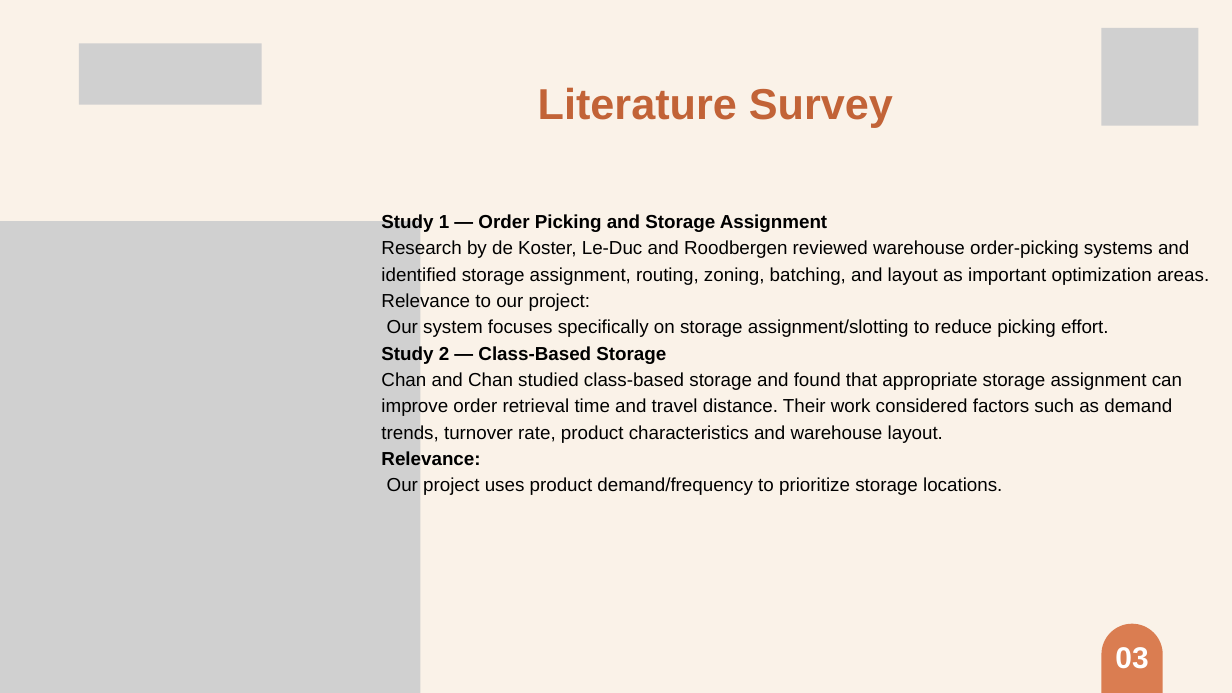
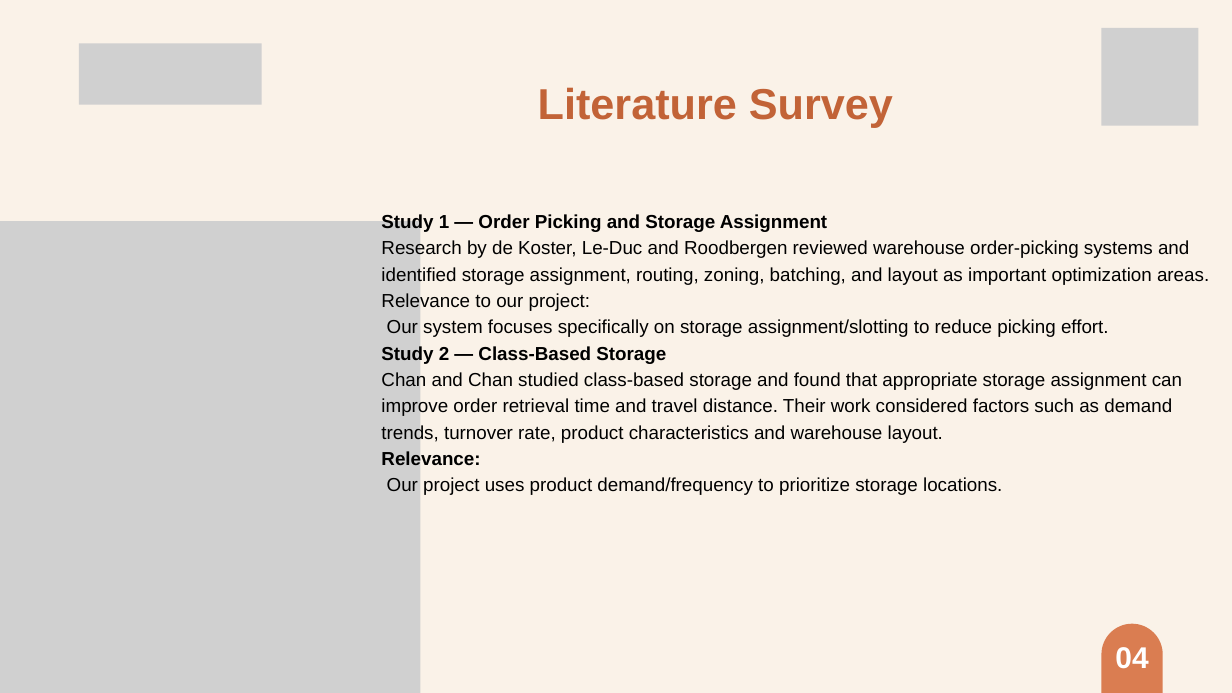
Before and after one commit to ssridharvarunreddyapsb-cyber/DSA-3-PROJECT--Warehouse-Slotting-Optimizer, a slide deck: slide 4 of Warehouse slotting optimizer.pptx. Drawn at 1232x693 pixels with LibreOffice and Linux fonts; fonts in the diff are those of the drawing; grey boxes stand for pictures. Boxes give left, top, right and bottom in pixels: in the first picture for what was removed or moved away, otherwise in the second. Text is boxed around its words. In the diff, an @@ line names an element or a change of style, - is before the commit and + after.

```diff
--- a/Warehouse slotting optimizer.pptx
+++ b/Warehouse slotting optimizer.pptx
@@ text at (1115,647,1148,669): text changed @@
-03
+04
```
Also in this commit, not shown: 3 other slides changed, 5 slides added, 2 slides removed, 2 other files.
